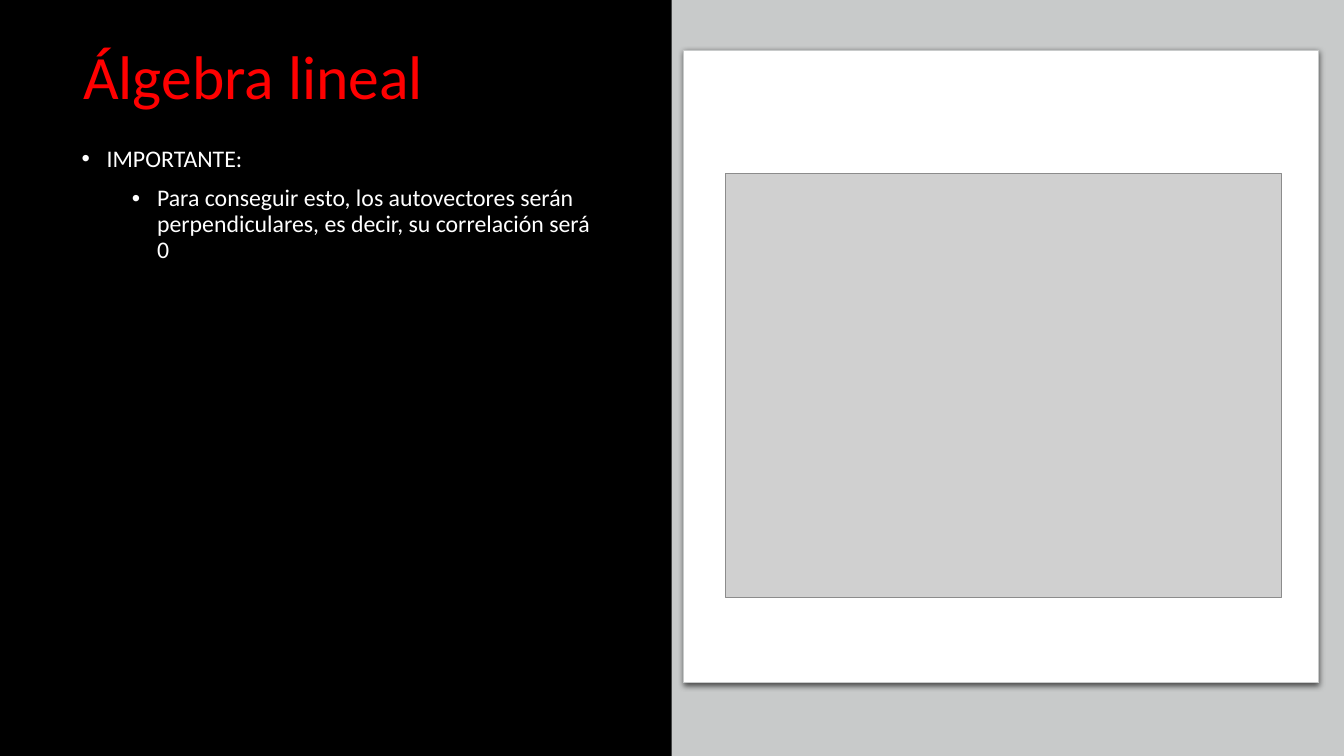
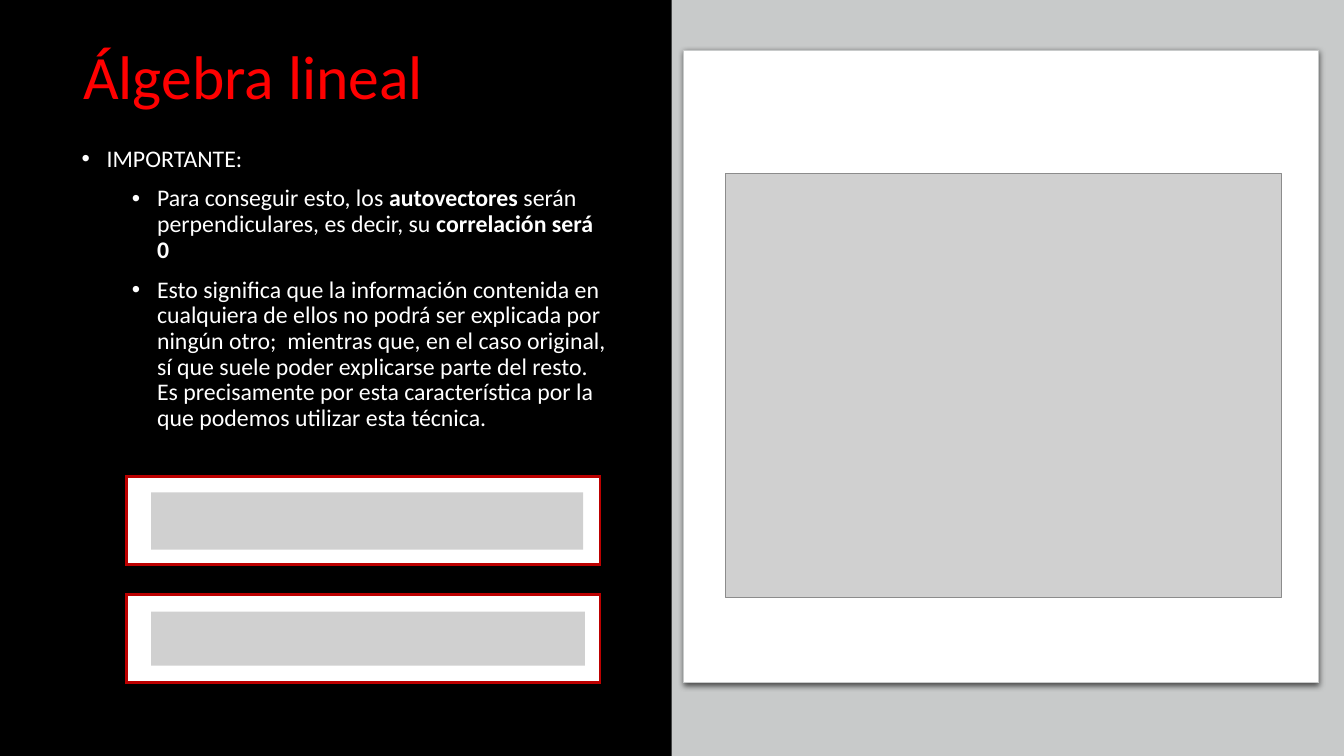
Before and after one commit to franciscocanon-thebridge/bootcamp_thebridge_PTSep20, a slide deck: slide 9 of Bloque 3 - Machine Learning/02_No supervisado/PCA/Machine Learning - PCA.pptx. Drawn at 1344x756 pixels with LibreOffice and Linux fonts; fonts in the diff are those of the drawing; grey boxes stand for pictures. Boxes give left, top, right and bottom in pixels: in the first picture for what was removed or moved away, otherwise in the second. Text is boxed around its words. In the diff, an @@ line names an element or a change of style, - is before the commit and + after.

```diff
--- a/Bloque 3 - Machine Learning/02_No supervisado/PCA/Machine Learning - PCA.pptx
+++ b/Bloque 3 - Machine Learning/02_No supervisado/PCA/Machine Learning - PCA.pptx
@@ text at [157, 189, 593, 258]: bold on in "autovectores correlación será 0" @@
@@ text at [157, 281, 605, 430]: paragraph added @@
+  • Esto significa que la información contenida en cualquiera de ellos no podrá ser explicada por ningún otro; mientras que, en el caso original, sí que suele poder explicarse parte del resto. Es precisamente por esta característica por la que podemos utilizar esta técnica.
@@ rectangle added at [127, 476, 601, 565], fill #FFFFFF, outline #BD0000 2 pt @@
@@ picture added at [151, 493, 584, 551] @@
@@ rectangle added at [127, 595, 601, 684], fill #FFFFFF, outline #BD0000 2 pt @@
@@ picture added at [151, 612, 585, 665] @@
```
Also in this commit, not shown: 2 other slides changed.
